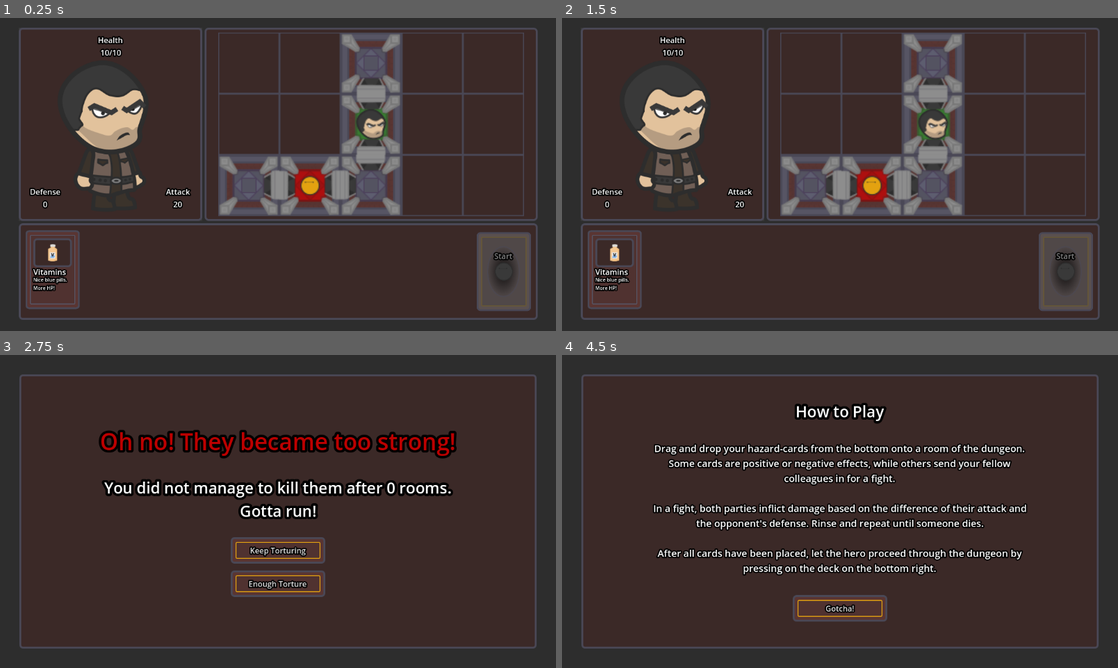
Above: before the commit, frames 1-4 (two rows, left to right).
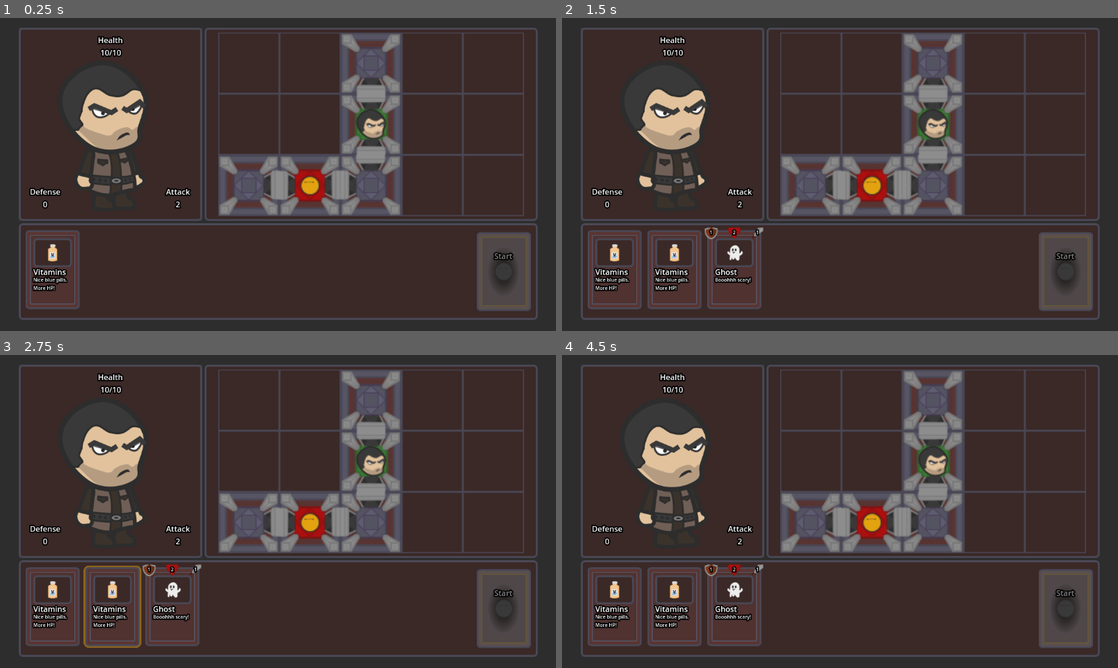
Above: after the commit, the same moments.

Repository: eisclimber/a-dungeons-revenge
Game: Godot game, scene res://scenes/game.tscn
Same seed, same stepped clock (60 frames per second), same inputs: the game is played once before the commit and once after it.
Inputs (mouse positions are in pixels of both pictures, inside the frame that each line leads up to):
- Up to frame 1 (0.25 s): no input
- Up to frame 2 (1.5 s): click (612, 268) at 0.5 s; click (840, 212) at 1.25 s, where only the run before the commit has a clickable "Keep Torturing"
- Up to frame 3 (2.75 s): click (111, 605) at 2.02 s
- Up to frame 4 (4.5 s): click (840, 583) at 2.75 s, where only the run before the commit has a clickable "Enough Torture"; click (840, 527) at 3.5 s, where only the run before the commit has a clickable "Play"; click (840, 605) at 4.25 s, where only the run before the commit has a clickable "Let's Go!"

The runs differ from the first frame. In frame 1, less than 0.1% of the frame differs, in the area x 31-33%, y 58-61%; in frame 2, 2.6%; in frame 3, 29%; in frame 4, 31%, in the area x 3-97%, y 3-97%.

Commit message:
One more thing:!

Diff:
--- a/scripts/hero_stats.gd
+++ b/scripts/hero_stats.gd
@@ -9,7 +9,7 @@
 
 var health := 10
 var max_health := 10
-var attack := 20
+var attack := 2
 var defense := 0
 
 var num_effects := 0
